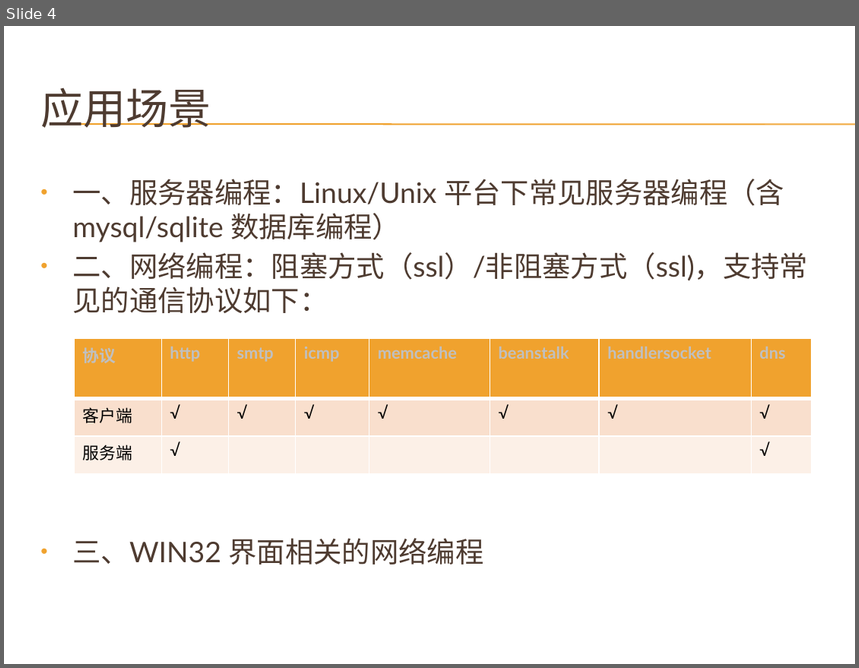
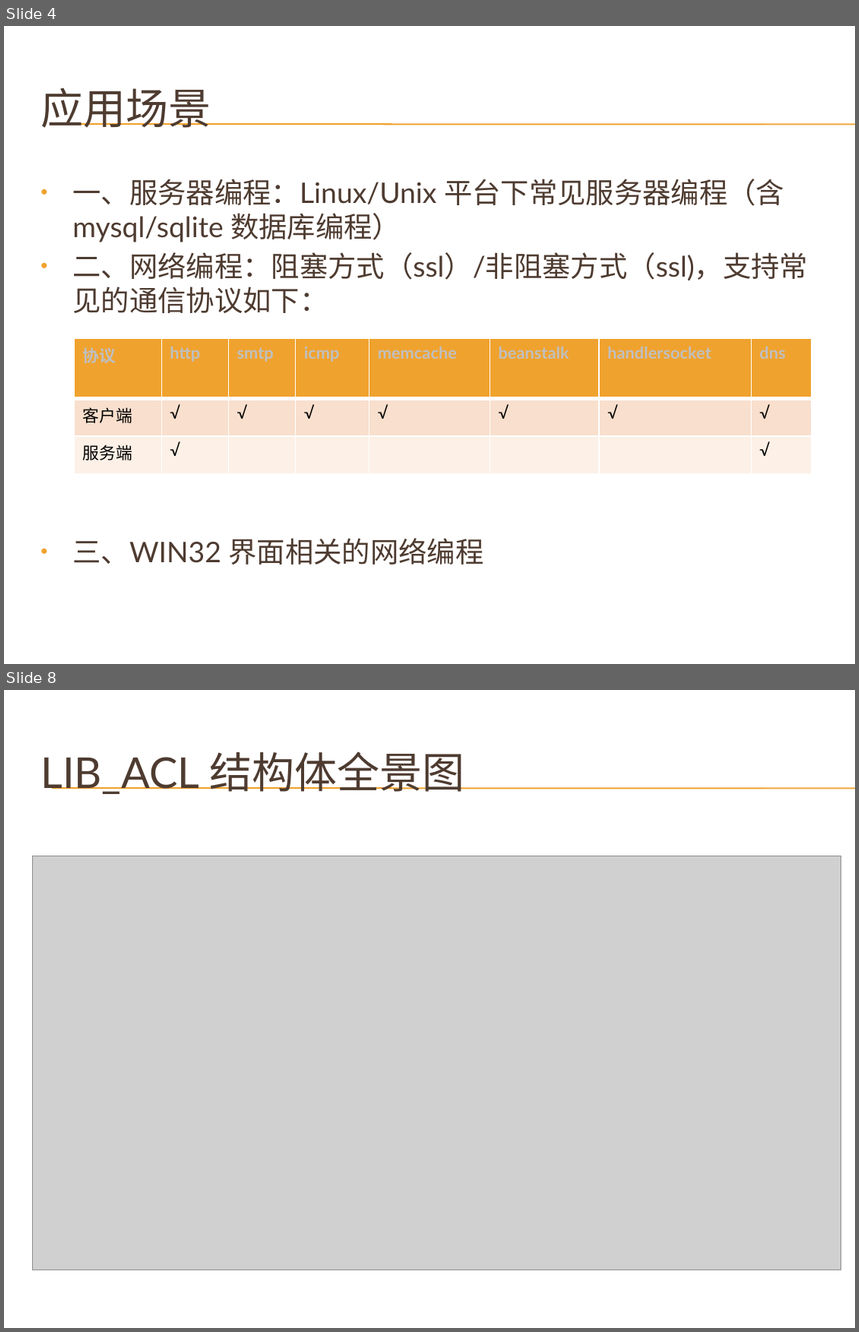
Before and after one commit to cnsuhao/developkit-acl, a slide deck: doc/acl.pptx. Shown one above the other, each under a label of ours: slide 4 before the commit, slides 4 and 8 after it; the slides between them are not shown. The pictures are 859x668 and 859x1332 pixels, drawn with LibreOffice and Linux fonts; fonts in the diff are those of the drawing; grey boxes stand for pictures; background and template pictures are left out. Boxes give left, top, right and bottom in pixels: in the first picture for what was removed or moved away, otherwise in the second. Text is boxed around its words. In the diff, an @@ line names an element or a change of style, - is before the commit and + after.

```diff
--- a/doc/acl.pptx
+++ b/doc/acl.pptx
@@ slide 8 added at <box>4,690,855,1328</box>, background picture (left out); not listed: 2 template elements that a slide beside it also shows @@
@@ title added at <box>40,752,465,794</box>, 36 pt, text #4E3B30 @@
+LIB_ACL 结构体全景图
@@ picture added at <box>32,856,841,1271</box> @@
```
Also in this commit, not shown: 9 slides changed, 9 other slides added.
